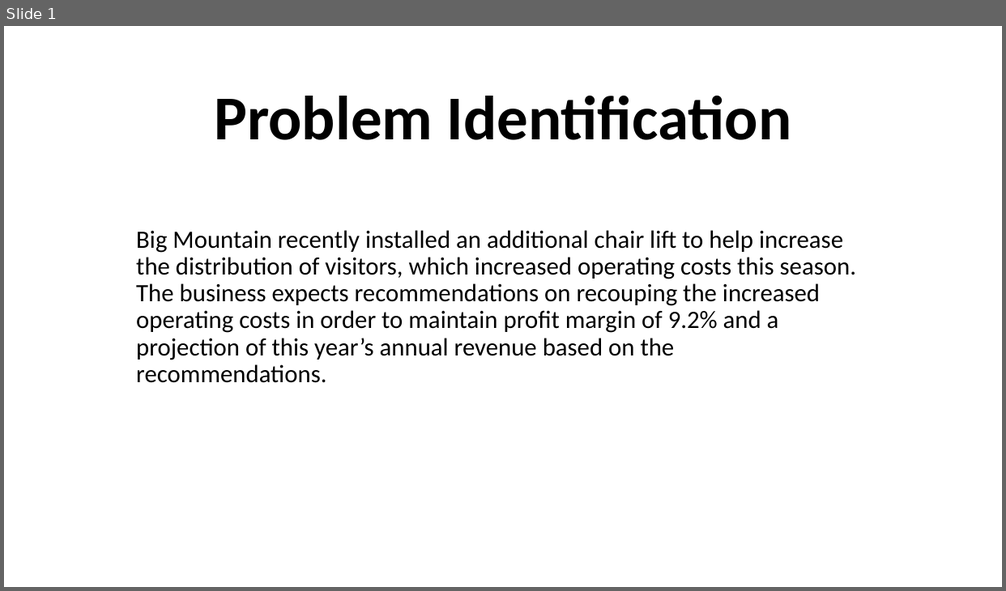
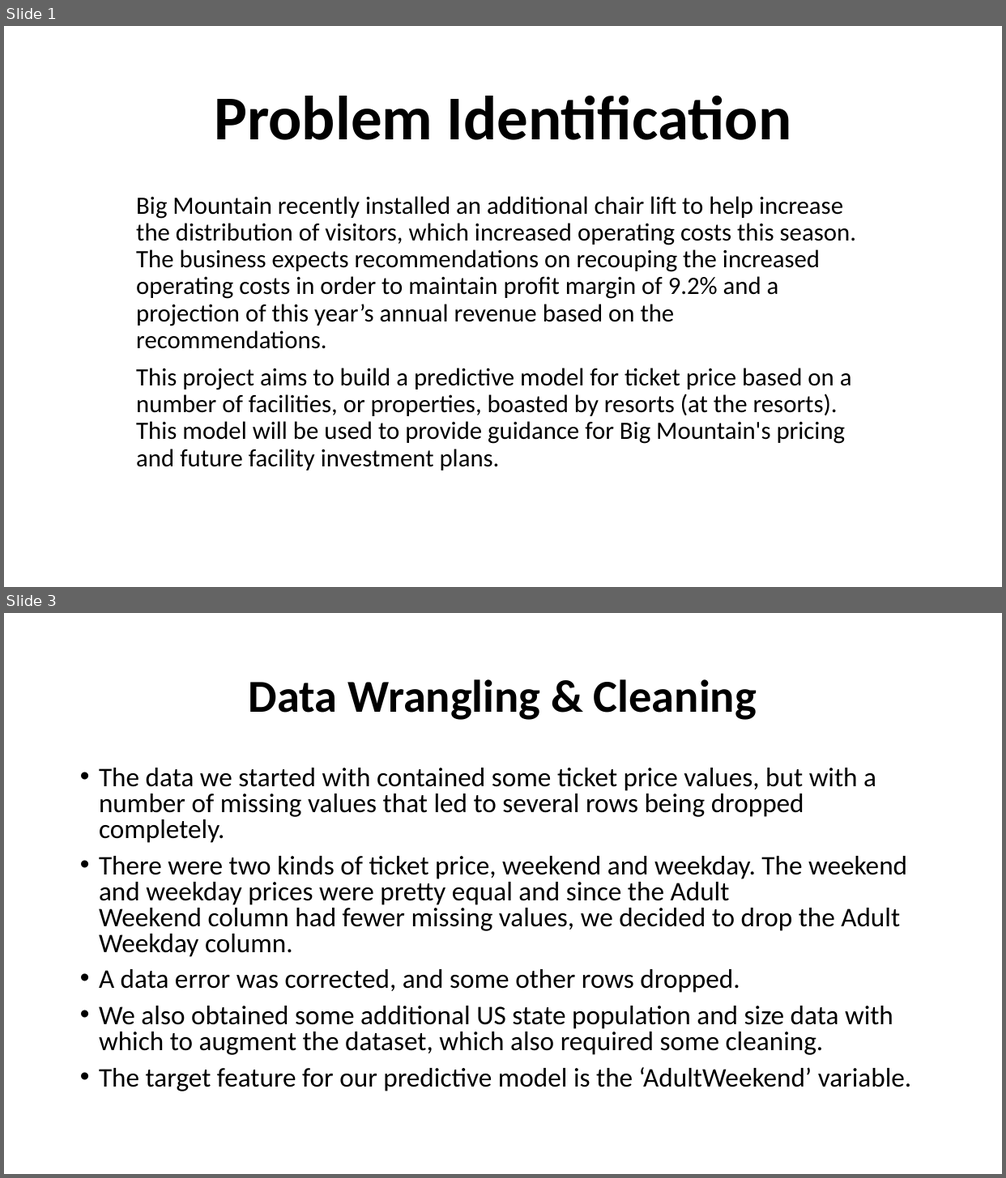
Before and after one commit to reneeylewis/Springboard-Projects, a slide deck: GuidedCapstone - Ski Resort/Step Seven - Slide Deck/Guided Capstone Slide Deck.pptx. Shown one above the other, each under a label of ours: slide 1 before the commit, slides 1 and 3 after it; the slides between them are not shown. The pictures are 1006x591 and 1006x1178 pixels, drawn with LibreOffice and Linux fonts; fonts in the diff are those of the drawing. Boxes give left, top, right and bottom in pixels: in the first picture for what was removed or moved away, otherwise in the second. Text is boxed around its words. In the diff, an @@ line names an element or a change of style, - is before the commit and + after.

Commit message:
updated guided capstone project sections 6 and 7

```diff
--- a/GuidedCapstone - Ski Resort/Step Seven - Slide Deck/Guided Capstone Slide Deck.pptx
+++ b/GuidedCapstone - Ski Resort/Step Seven - Slide Deck/Guided Capstone Slide Deck.pptx
@@ slide 3 added at [4,613,1002,1174], background #FFFFFF @@
@@ title added at [249,679,756,720], 44 pt, text #000000, bold @@
+Data Wrangling & Cleaning
@@ text added at [99,768,912,1092], 25.9 pt, text #000000 @@
+• The data we started with contained some ticket price values, but with a number of missing values that led to several rows being dropped completely.
+• There were two kinds of ticket price, weekend and weekday. The weekend and weekday prices were pretty equal and since the Adult Weekend column had fewer missing values, we decided to drop the Adult Weekday column.
+• A data error was corrected, and some other rows dropped.
+• We also obtained some additional US state population and size data with which to augment the dataset, which also required some cleaning.
+• The target feature for our predictive model is the ‘AdultWeekend’ variable.
@@ slide 1 changed as well @@
@@ subtitle "Big Mountain recently installed an ...": place and size @@
-subtitle "Big Mountain recently installed an ..." at [136,230,856,383]
+subtitle "Big Mountain recently installed an ..." at [136,196,856,471]
@@ subtitle at [136,368,852,471]: paragraph added @@
+This project aims to build a predictive model for ticket price based on a number of facilities, or properties, boasted by resorts (at the resorts). This model will be used to provide guidance for Big Mountain's pricing and future facility investment plans.
```
Also in this commit, not shown: 4 other slides changed, 1 other slide added, 2 slides removed, 2 other files.
